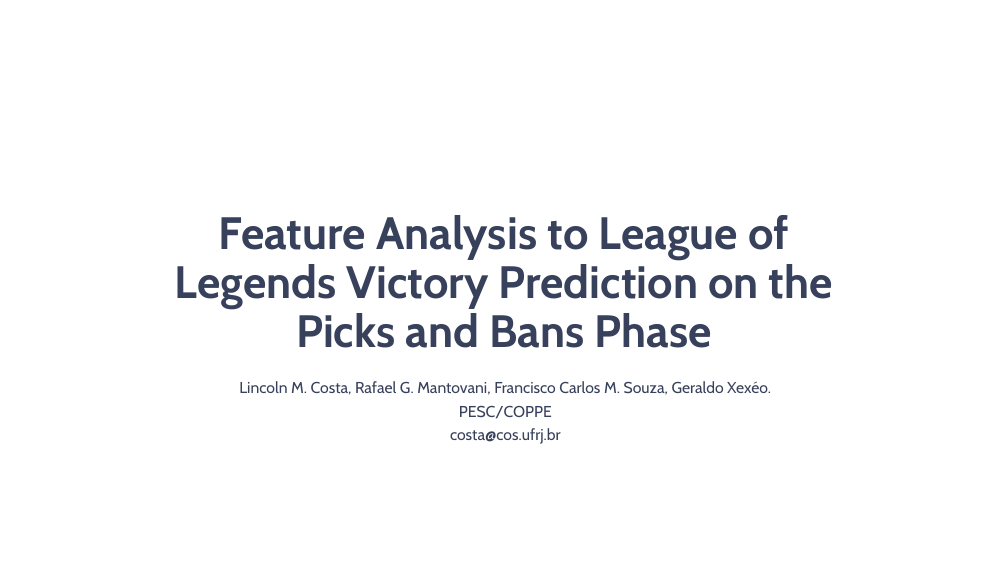
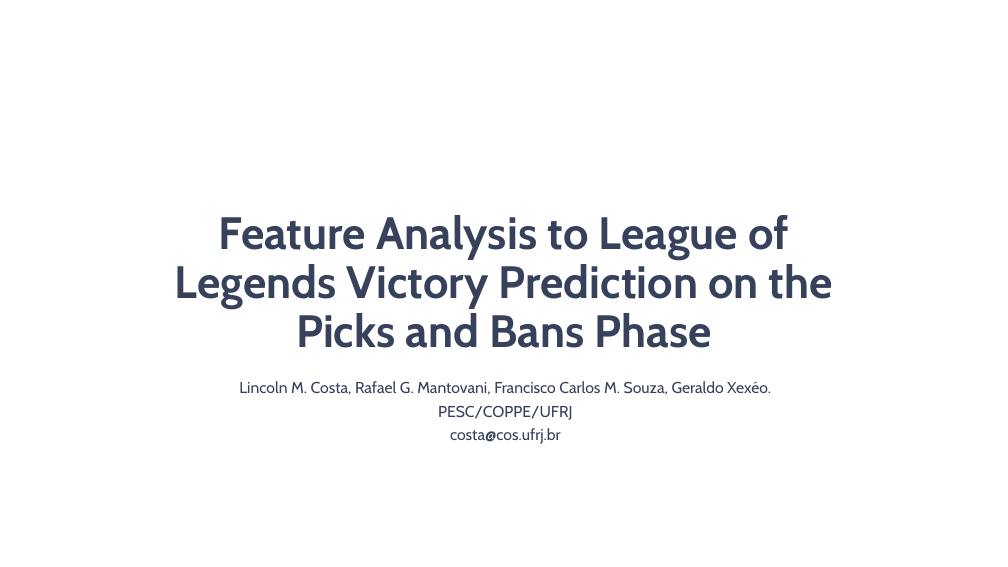
Before and after one commit to lincolncosta/moba.aid.prediction, a slide deck: slide 1 of IEEE COG Presentation.pptx. Drawn at 1008x567 pixels with LibreOffice and Linux fonts; fonts in the diff are those of the drawing; background and template pictures are left out. Boxes give left, top, right and bottom in pixels: in the first picture for what was removed or moved away, otherwise in the second. Text is boxed around its words. In the diff, an @@ line names an element or a change of style, - is before the commit and + after.

```diff
--- a/IEEE COG Presentation.pptx
+++ b/IEEE COG Presentation.pptx
@@ subtitle at bbox=[438, 406, 573, 420]: text changed @@
-PESC/COPPE
+PESC/COPPE/UFRJ
```
Also in this commit, not shown: 9 other slides changed.
